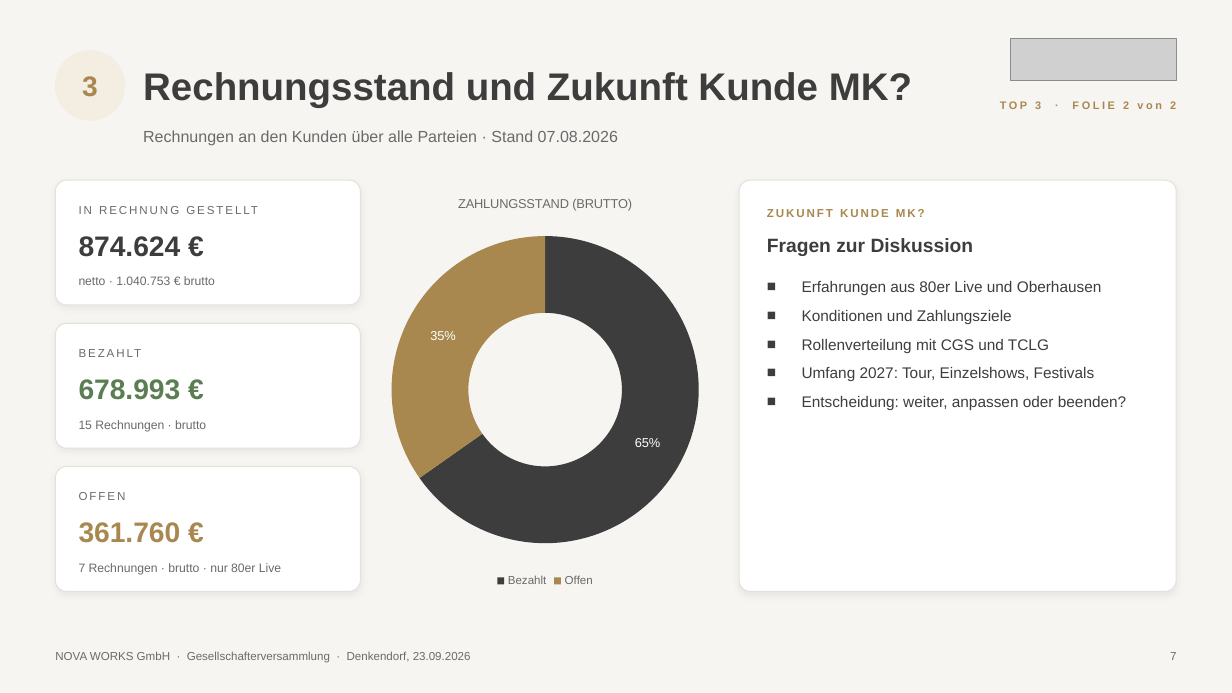
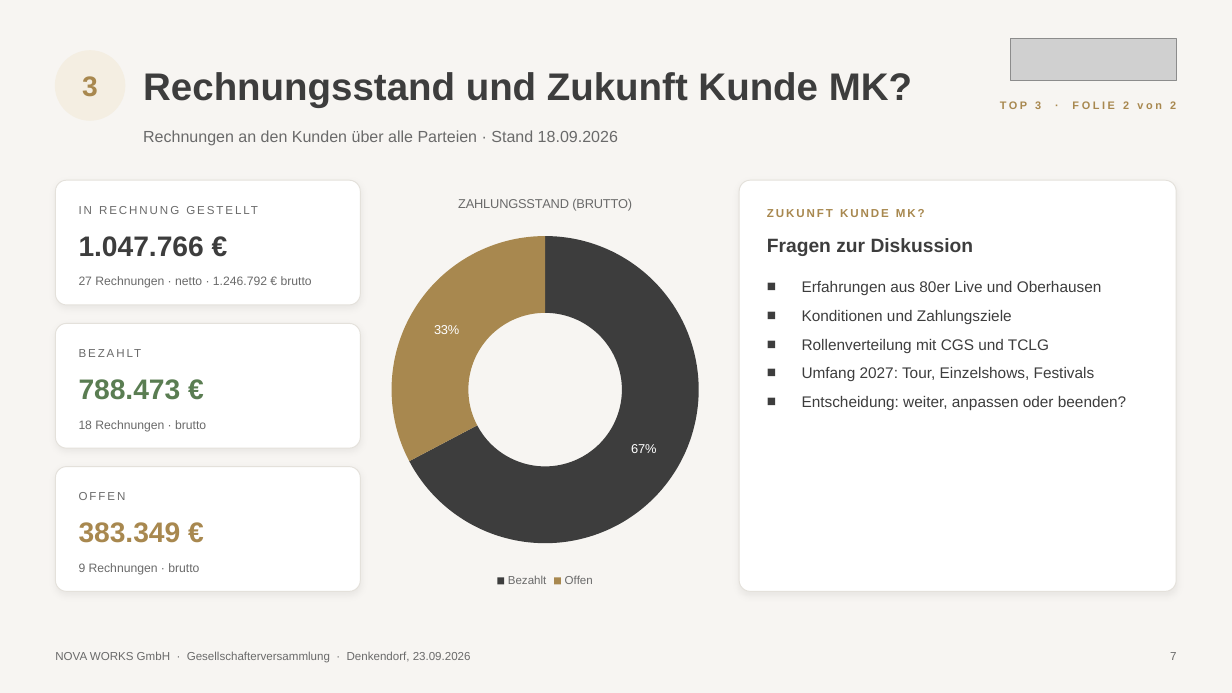
Before and after one commit to Kkoerber27/nova-works-app, a slide deck: slide 7 of praesentationen/Gesellschafterversammlung_2026-09-23.pptx. Drawn at 1232x693 pixels with LibreOffice and Linux fonts; fonts in the diff are those of the drawing; grey boxes stand for pictures. Boxes give left, top, right and bottom in pixels: in the first picture for what was removed or moved away, otherwise in the second. Text is boxed around its words. In the diff, an @@ line names an element or a change of style, - is before the commit and + after.

```diff
--- a/praesentationen/Gesellschafterversammlung_2026-09-23.pptx
+++ b/praesentationen/Gesellschafterversammlung_2026-09-23.pptx
@@ text at [143,130,618,146]: text changed @@
-Rechnungen an den Kunden über alle Parteien · Stand 07.08.2026
+Rechnungen an den Kunden über alle Parteien · Stand 18.09.2026
@@ doughnut chart at [379,180,712,592] @@
@@ Series 1, Bezahlt: 65 to 67 @@
@@ Series 1, Offen: 35 to 33 @@
@@ text at [79,236,204,257]: text changed @@
-874.624 €
+1.047.766 €
@@ text at [79,276,312,288]: text changed @@
-netto · 1.040.753 € brutto
+27 Rechnungen · netto · 1.246.792 € brutto
@@ text at [79,379,181,400]: text changed @@
-678.993 €
+788.473 €
@@ text at [79,420,206,432]: text changed @@
-15 Rechnungen · brutto
+18 Rechnungen · brutto
@@ text at [79,522,181,543]: text changed @@
-361.760 €
+383.349 €
@@ text at [79,563,199,575]: text changed @@
-7 Rechnungen · brutto · nur 80er Live
+9 Rechnungen · brutto
```
Also in this commit, not shown: 3 other slides changed, 4 other files.
